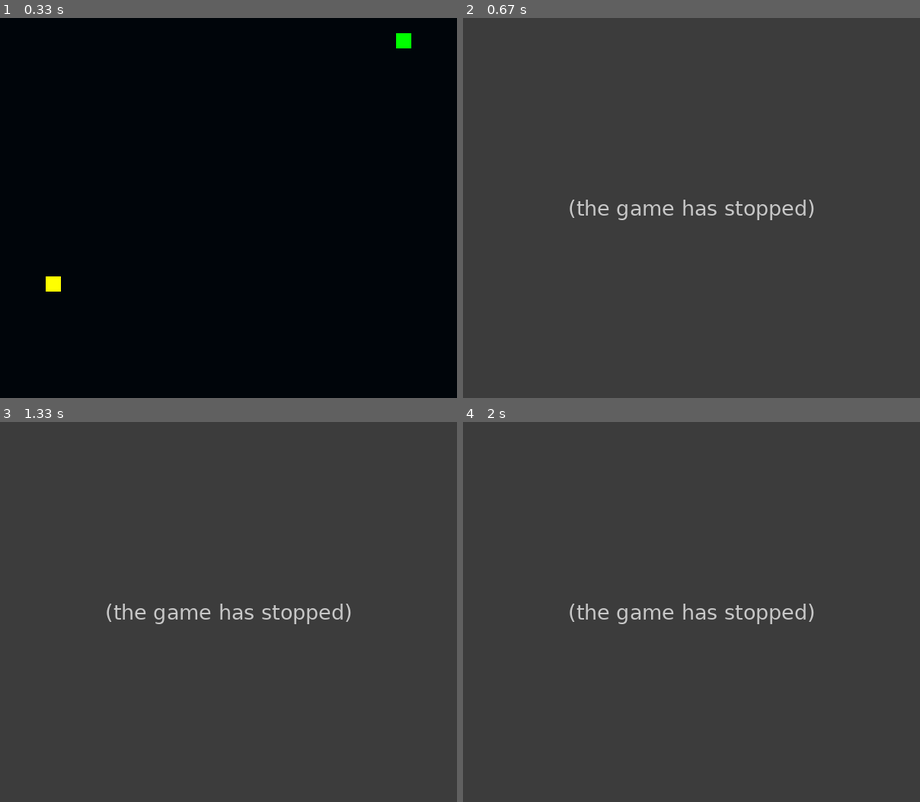
Above: before the commit, frames 1-4 (two rows, left to right).
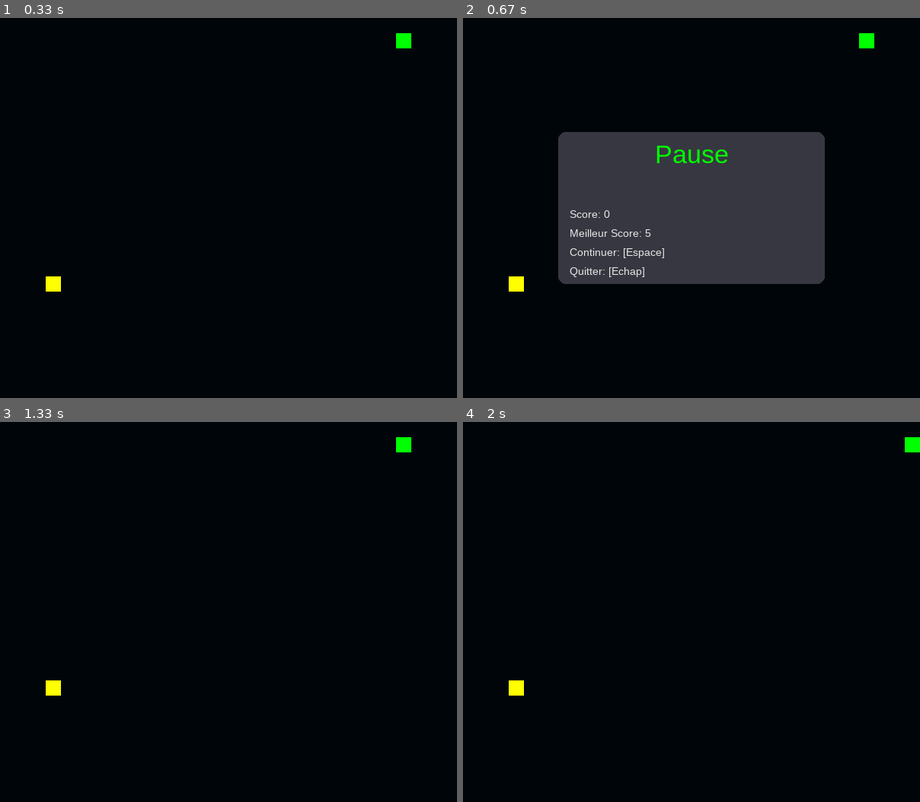
Above: after the commit, the same moments.

Repository: Yt027/Test-Projects
Game: pygame game, started from Python/Snake/main.py
Two runs of this game, one before a commit and one after it. Both use one fixed random seed, a clock stepped at 60 frames per second and the inputs below.
Inputs:
- Up to frame 1 (0.33 s): no input
- Up to frame 2 (0.67 s): hold Esc from 0.33 s (still down); hold Right from 0.33 s (still down)
- Up to frame 3 (1.33 s): release Esc at 0.8 s; release Right at 0.8 s; tap Space at 0.83 s
- Up to frame 4 (2 s): hold Right 1.33-1.8 s; hold Up from 1.83 s (still down)

Frame 1 is identical in both runs. In frame 2, 78% of the frame differs, in the area x 0-100%, y 0-100%; in frame 3, 100%; in frame 4, 100%.
Before the commit the program exited at 0.33 s; later frames show no game.

Commit message:
GUI Updated: pause logic added

Diff:
--- a/Python/Snake/main.py
+++ b/Python/Snake/main.py
@@ -11,6 +11,7 @@
 bloc = 20
 score = 0
 game_over = False
+pause = False
 
 # Fetching higth
 hight_score = 0
@@ -40,12 +41,13 @@
 
 
 def main():
-    global score, bloc, screen, game_over, hight_score
+    global score, bloc, screen, game_over, pause, hight_score
     # Variables
     snake = [generatePos()]
     food = generatePos()
 
     direction = ""
+    last_direction = ""
     while True:
         for event in pygame.event.get():
             if event.type == pygame.QUIT:
@@ -69,13 +71,20 @@
                         food = generatePos()
                         score = 0
                         game_over = False
+                    elif pause:
+                        direction = last_direction
+                        pause = False
 
                 elif event.key == pygame.K_ESCAPE:
-                    quit()
-                    sys.exit()
+                    if not pause:
+                        last_direction = direction
+                        pause = True
+                    elif pause:
+                        quit()
+                        sys.exit()
 
         # Moving Snake's head to direction
-        if not game_over:
+        if not game_over and not pause:
             head = snake[0]
             headX = head["x"]
             headY = head["y"]
@@ -138,12 +147,12 @@
         pygame.draw.rect(screen, (255, 255, 0), food_rect)
 
         # Game Over conditions
-        if game_over:
+        if game_over or pause:
             # Stop the game
             direction = ""
 
             # Checking for new hight score and saving it
-            if score > hight_score:
+            if score > hight_score and not pause:
                 hight_score = score
                 with open("data.json", "w") as fp:
                     fp.writelines(json.dumps({"snake": {"hight_score": hight_score}}))
@@ -157,6 +166,7 @@
 
             # Game Over
             game_over_title = fonts["title"].render("Game Over", (0, 255, 0))
+            if pause: game_over_title = fonts["title"].render("Pause", (0, 255, 0))
             game_over_title_rect = game_over_title.get_rect()
             game_over_title_rect.top = game_over_board.top + 10
             game_over_title_rect.centerx = game_over_board.centerx
@@ -174,6 +184,7 @@
 
             # Restart
             game_over_restart = fonts["text"].render("Récommencer: [Espace]", (230, 230, 230))
+            if pause: game_over_restart = fonts["text"].render("Continuer: [Espace]", (230, 230, 230))
             game_over_restart_rect = game_over_restart.get_rect(left=game_over_board.x + 15, top=game_over_board.y + 150)
             screen.blit(game_over_restart, game_over_restart_rect)
 
